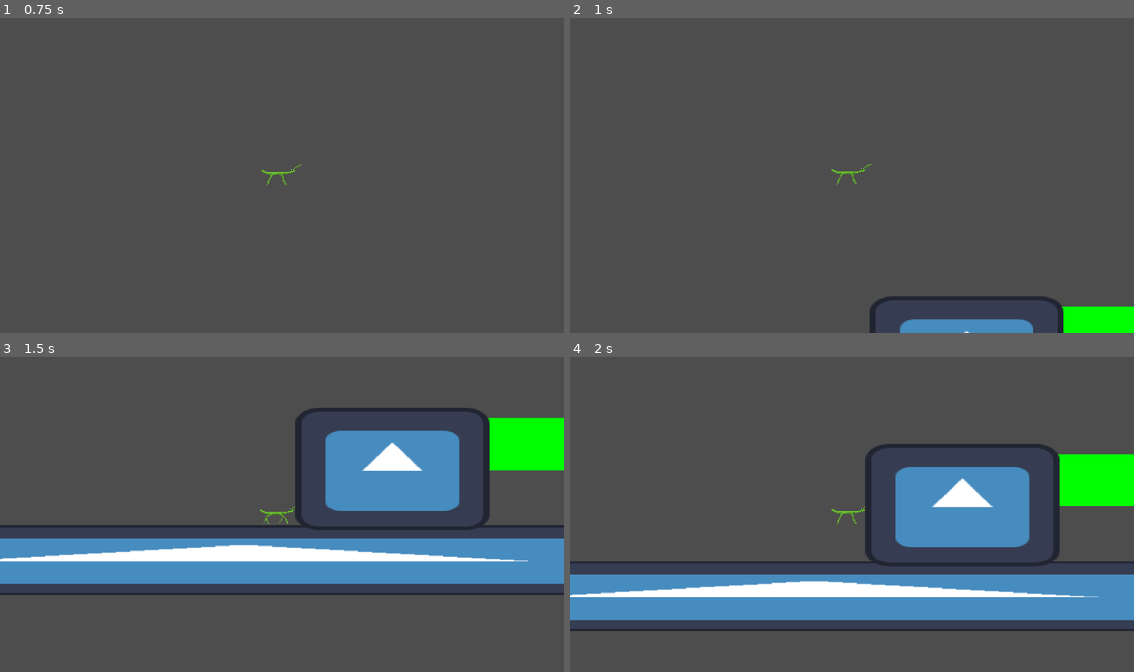
Above: before the commit, frames 1-4 (two rows, left to right).
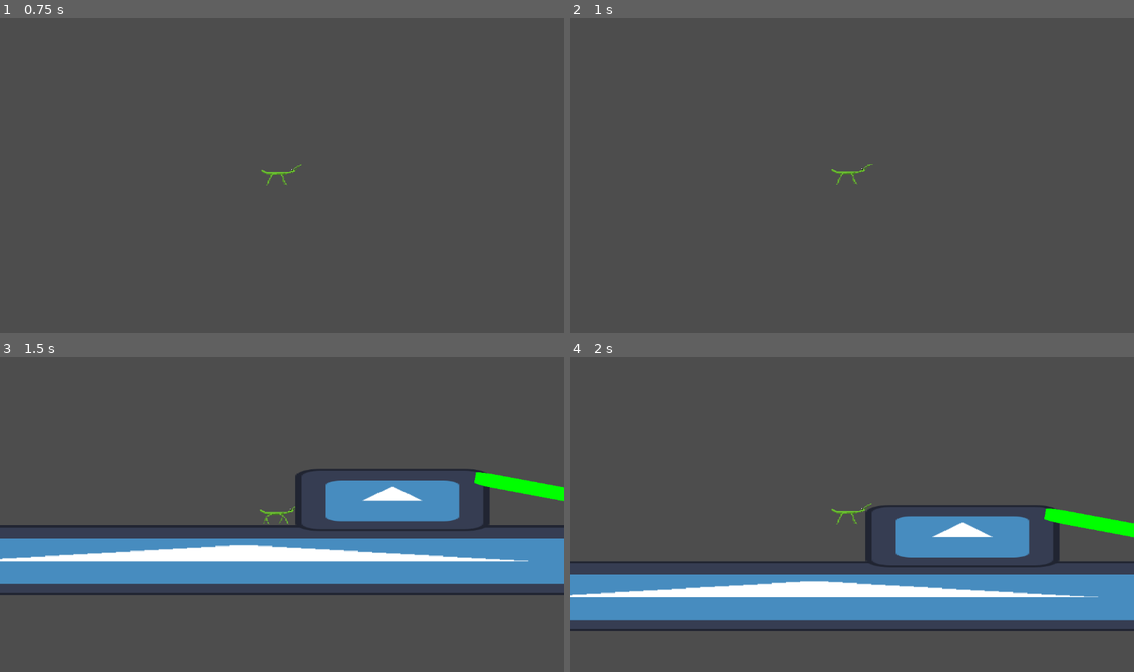
Above: after the commit, the same moments.

Repository: NinjaLD/stickySituation
Game: Godot game, scene res://scenes/startMenu.tscn
The game is run twice, just before and just after one commit, with the same random seed, the same clock (stepped at 60 frames per second) and the same inputs. The engine's default icon, where the game draws it, is replaced by a stand-in: a white triangle on a blue panel in a dark square.
Inputs:
- Up to frame 1 (0.75 s): click "PLAYER DEVELOPMENT" at 0.5 s
- Up to frame 2 (1 s): no input
- Up to frame 3 (1.5 s): hold D (moveRight) from 1.28 s (still down)
- Up to frame 4 (2 s): keep holding D (moveRight); tap Space (jump) at 1.52 s

Frame 1 is identical in both runs. In frame 2, 2.8% of the frame differs, in the area x 53-100%, y 88-100%; in frame 3, 9.1%; in frame 4, 9.1%, in the area x 52-100%, y 27-67%.

Commit message:
playering leafing stuf or smth idk

Diff:
--- /dev/null
+++ b/sticky-situation/assets/Prefabs/bouncy_leaf.tscn
@@ -0,0 +1,25 @@
+[gd_scene format=3 uid="uid://bovfskhc23cyk"]
+
+[ext_resource type="Script" uid="uid://df7i8vc4ogus7" path="res://scripts/bouncy_leaf.gd" id="1_htwr0"]
+[ext_resource type="Texture2D" uid="uid://ogyw4h0qerbi" path="res://assets/icon.svg" id="1_p4k5o"]
+
+[sub_resource type="RectangleShape2D" id="RectangleShape2D_v84v7"]
+
+[node name="Bouncy Leaf" type="Area2D" unique_id=594540930]
+modulate = Color(0, 18.892157, 0, 1)
+scale = Vector2(0.991, 0.26)
+collision_layer = 0
+collision_mask = 2
+script = ExtResource("1_htwr0")
+
+[node name="CollisionShape2D" type="CollisionShape2D" parent="." unique_id=1161523519]
+rotation = 3.1415925
+scale = Vector2(6.1337748, -1.7784978)
+shape = SubResource("RectangleShape2D_v84v7")
+
+[node name="Sprite" type="Sprite2D" parent="." unique_id=759312338]
+rotation = 3.1415925
+scale = Vector2(0.95690715, -0.27745673)
+texture = ExtResource("1_p4k5o")
+
+[connection signal="body_entered" from="." to="." method="_on_body_entered"]
--- a/sticky-situation/project.godot
+++ b/sticky-situation/project.godot
@@ -14,10 +14,6 @@
 run/main_scene="uid://dfrhu1w5058l2"
 config/features=PackedStringArray("4.6", "GL Compatibility")
 config/icon="res://assets/icon.svg"
-
-[global_group]
-
-bouncyLeaf=""
 
 [input]
 
--- a/sticky-situation/scenes/playerDevelopment.tscn
+++ b/sticky-situation/scenes/playerDevelopment.tscn
@@ -1,6 +1,7 @@
 [gd_scene format=3 uid="uid://bxg8v63xhemp"]
 
 [ext_resource type="Texture2D" uid="uid://ogyw4h0qerbi" path="res://assets/icon.svg" id="1_40edo"]
+[ext_resource type="PackedScene" uid="uid://bovfskhc23cyk" path="res://assets/Prefabs/bouncy_leaf.tscn" id="1_v84v7"]
 [ext_resource type="PackedScene" uid="uid://bc0x6exx3qr7y" path="res://assets/Prefabs/player.tscn" id="2_40edo"]
 
 [sub_resource type="RectangleShape2D" id="RectangleShape2D_v84v7"]
@@ -8,20 +9,6 @@
 [node name="PlayerDevelopment" type="Node2D" unique_id=2029028004]
 
 [node name="Level" type="Node" parent="." unique_id=173837901]
-
-[node name="Bouncy Leaf" type="StaticBody2D" parent="Level" unique_id=345930675 groups=["bouncyLeaf"]]
-modulate = Color(0, 18.892157, 0, 1)
-position = Vector2(213, 189.00002)
-rotation = -3.1415927
-scale = Vector2(0.95690715, -0.27745676)
-
-[node name="CollisionShape2D" type="CollisionShape2D" parent="Level/Bouncy Leaf" unique_id=117353936]
-scale = Vector2(6.41, 6.41)
-shape = SubResource("RectangleShape2D_v84v7")
-
-[node name="Sprite" type="Sprite2D" parent="Level/Bouncy Leaf" unique_id=168545039]
-scale = Vector2(1, 0.99999994)
-texture = ExtResource("1_40edo")
 
 [node name="Platform" type="StaticBody2D" parent="Level" unique_id=799557237]
 position = Vector2(0, 268)
@@ -36,8 +23,8 @@
 texture = ExtResource("1_40edo")
 
 [node name="Platform2" type="StaticBody2D" parent="Level" unique_id=1500670559]
-position = Vector2(101.00001, 205.99998)
-scale = Vector2(1.0320015, 0.65099835)
+position = Vector2(101.00001, 227)
+scale = Vector2(1.0320015, 0.3309984)
 
 [node name="CollisionShape2D" type="CollisionShape2D" parent="Level/Platform2" unique_id=1504328379]
 scale = Vector2(6.41, 6.41)
@@ -59,5 +46,10 @@
 scale = Vector2(1, 0.99999994)
 texture = ExtResource("1_40edo")
 
+[node name="Bouncy Leaf" parent="Level" unique_id=594540930 instance=ExtResource("1_v84v7")]
+position = Vector2(217, 222.99998)
+rotation = 0.18459836
+
 [node name="CharacterBody2D" parent="." unique_id=1909432878 instance=ExtResource("2_40edo")]
 position = Vector2(23, 0)
+collision_layer = 3
--- /dev/null
+++ b/sticky-situation/scripts/bouncy_leaf.gd
@@ -0,0 +1,4 @@
+extends Area2D
+
+func _on_body_entered(body: Node2D) -> void:
+	body.Bounce()
--- a/sticky-situation/scripts/playerScript.gd
+++ b/sticky-situation/scripts/playerScript.gd
@@ -22,8 +22,6 @@
 	AnimationDirection()
 
 	move_and_slide()
-
-
 
 # Custom
 func gravity() -> void:
@@ -61,6 +59,9 @@
 
 		potentialVelocity = 0
 
+func Bounce() -> void:
+	pass
+
 #Plays character animations relative to what they are doing
 func Animation() -> void:
 	if is_on_floor():
Not shown, added: sticky-situation/scripts/bouncy_leaf.gd.uid
